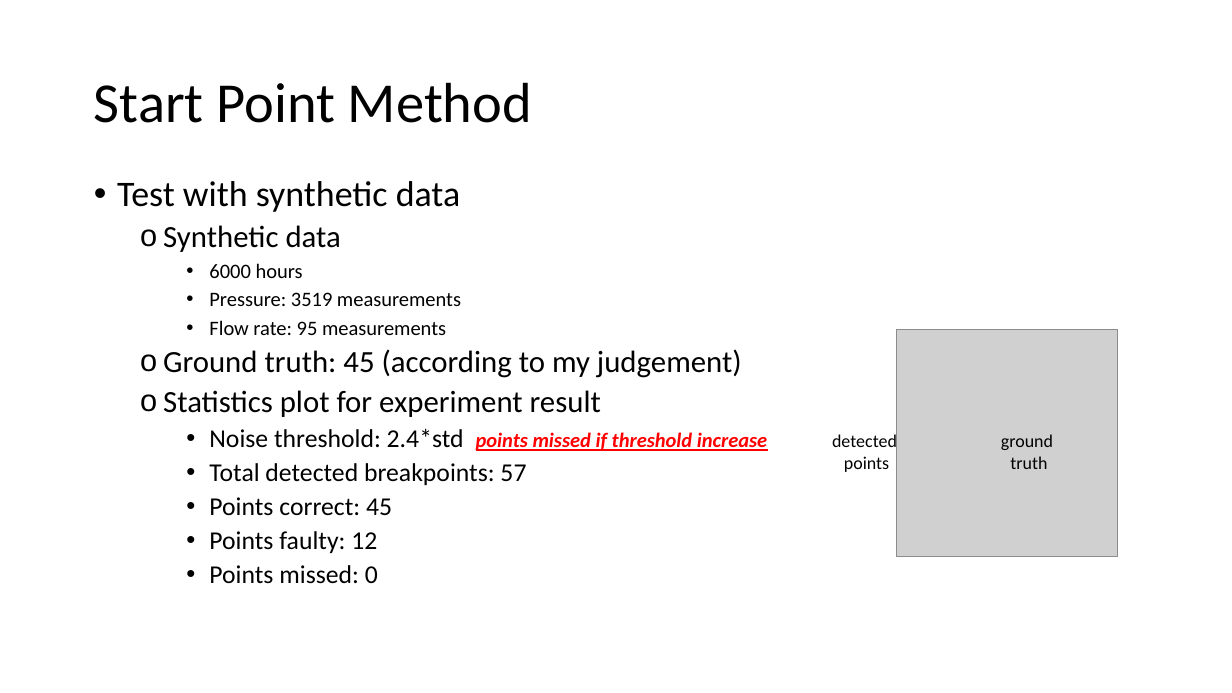
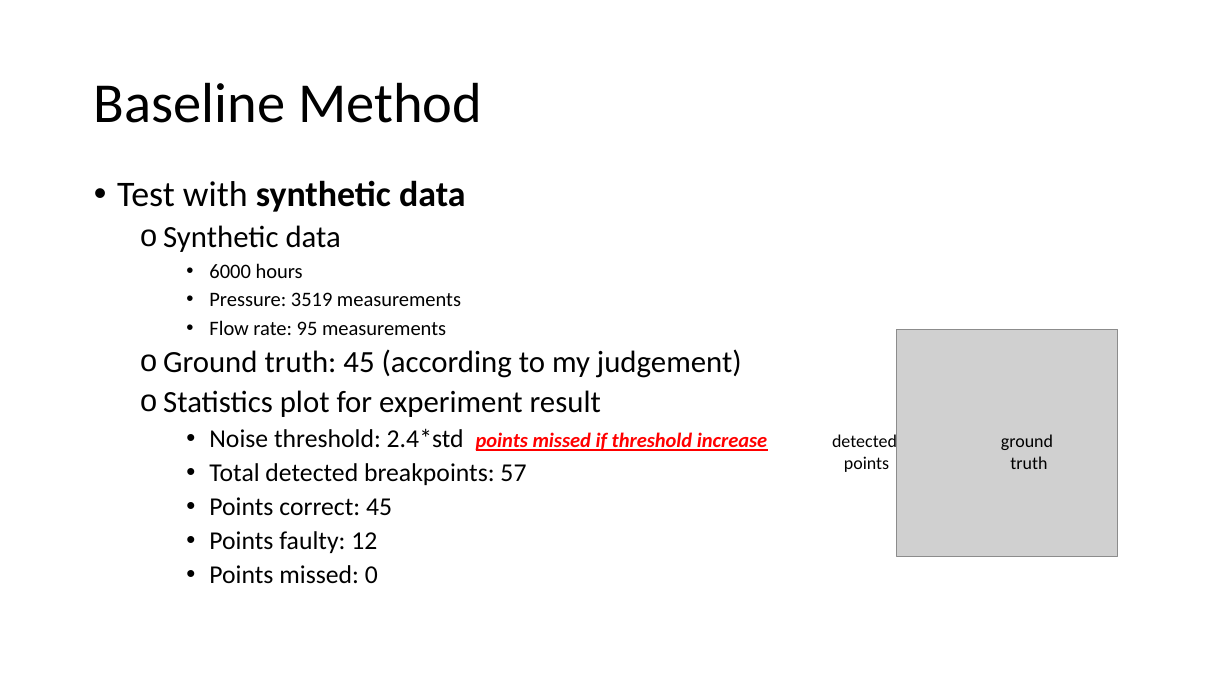
Before and after one commit to juneciel510/transient_identification, a slide deck: slide 47 of Transient_identification_LejunChen.pptx. Drawn at 1232x693 pixels with LibreOffice and Linux fonts; fonts in the diff are those of the drawing; grey boxes stand for pictures. Boxes give left, top, right and bottom in pixels: in the first picture for what was removed or moved away, otherwise in the second. Text is boxed around its words. In the diff, an @@ line names an element or a change of style, - is before the commit and + after.

```diff
--- a/Transient_identification_LejunChen.pptx
+++ b/Transient_identification_LejunChen.pptx
@@ title at box(94, 82, 482, 123): text changed @@
-Start Point Method
+Baseline Method
@@ text at box(117, 180, 465, 212): bold on in "synthetic data" @@
```
Also in this commit, not shown: 14 other slides changed, 4 slides added, 5 other files.
